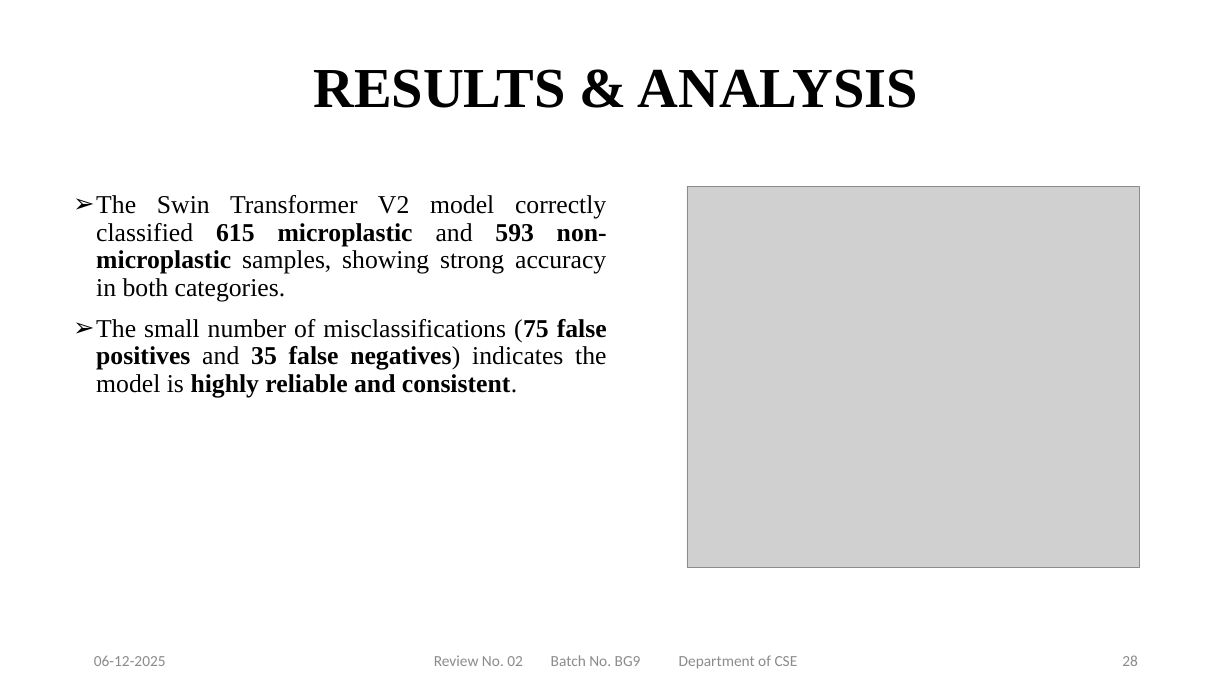
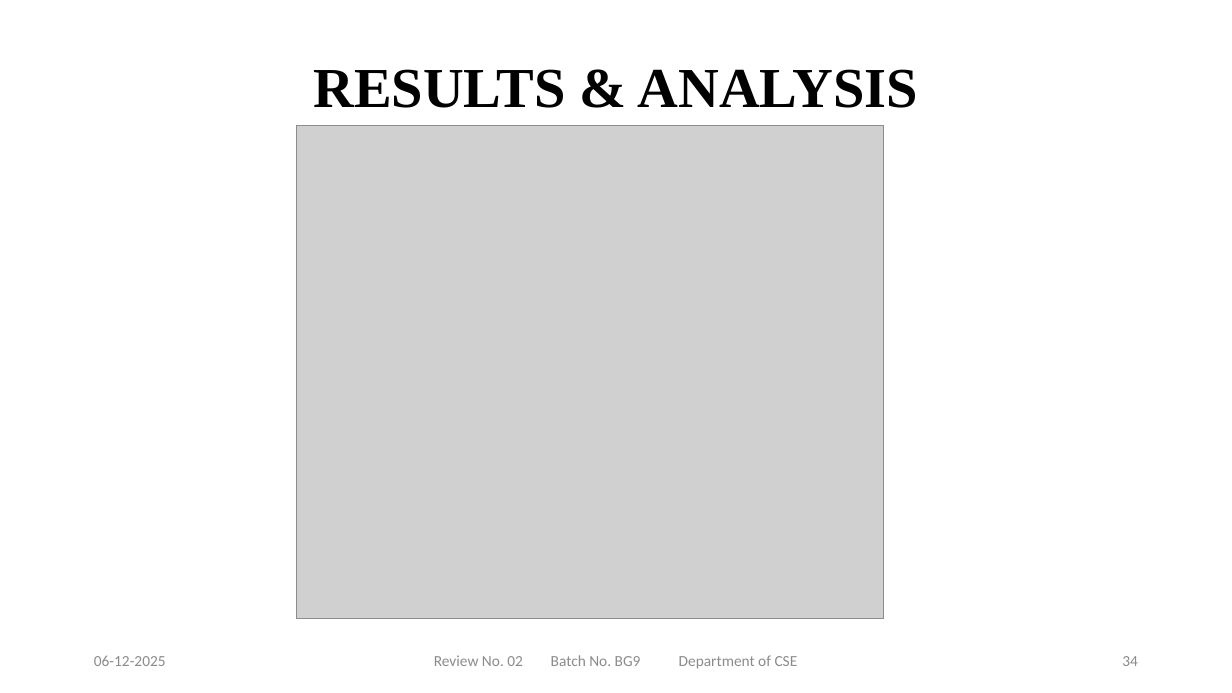
Before and after one commit to NEC-CSE-Projects-2022/BG9, a slide deck: slide 34 of Documents/BG9_PPT.pptx (slide 28 before the commit). Drawn at 1232x693 pixels with LibreOffice and Linux fonts; fonts in the diff are those of the drawing; grey boxes stand for pictures; background and template pictures are left out. Boxes give left, top, right and bottom in pixels: in the first picture for what was removed or moved away, otherwise in the second. Text is boxed around its words. In the diff, an @@ line names an element or a change of style, - is before the commit and + after.

```diff
--- a/Documents/BG9_PPT.pptx
+++ b/Documents/BG9_PPT.pptx
@@ picture: place and size @@
-picture at [688,187,1141,567]
+picture at [297,125,884,618]
@@ text removed at [96,195,607,398] @@
-➢ The Swin Transformer V2 model correctly classified 615 microplastic and 593 non-microplastic samples, showing strong accuracy in both categories.
-➢ The small number of misclassifications (75 false positives and 35 false negatives) indicates the model is highly reliable and consistent.
@@ page number at [1122,656,1138,666]: text changed @@
-28
+34
```
Also in this commit, not shown: 6 other slides changed, 8 slides added, 1 other file.
